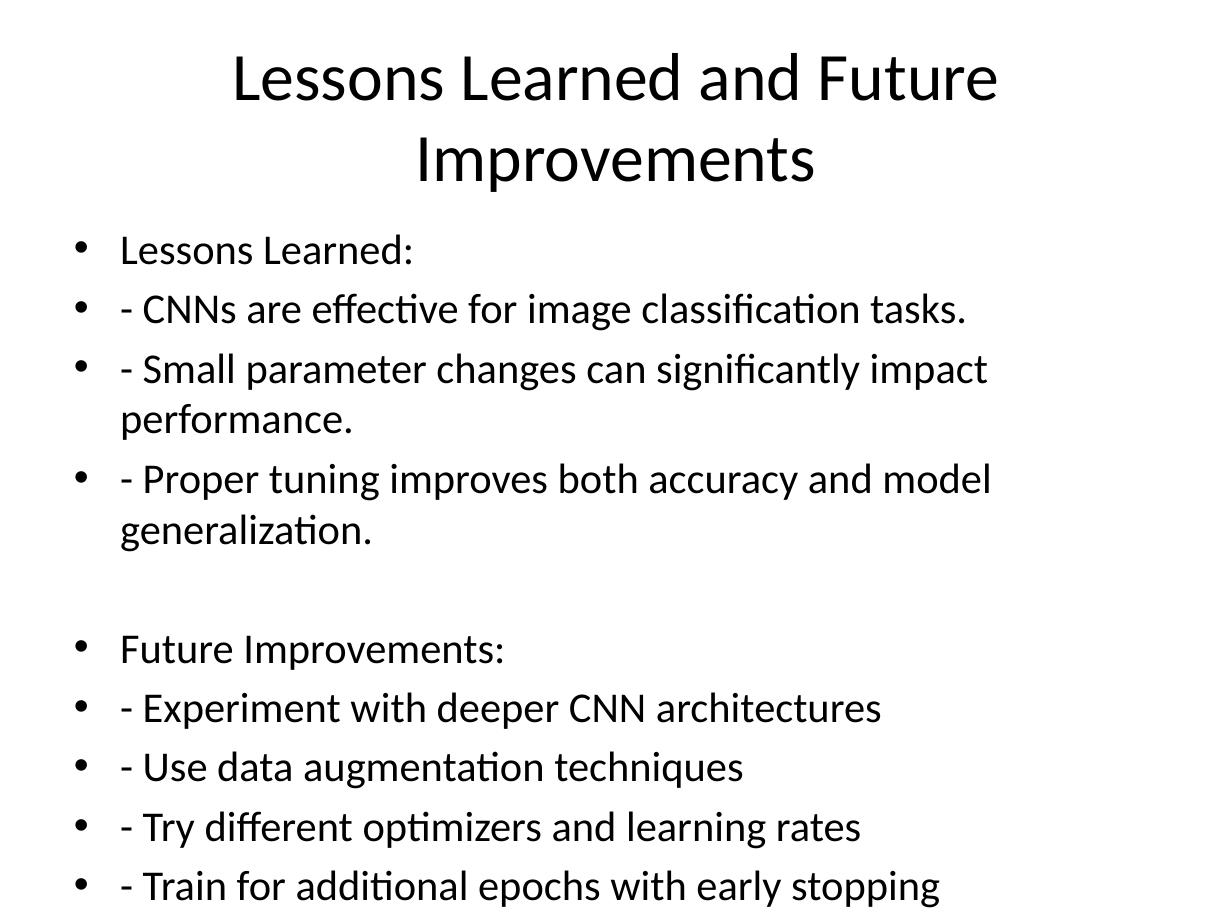
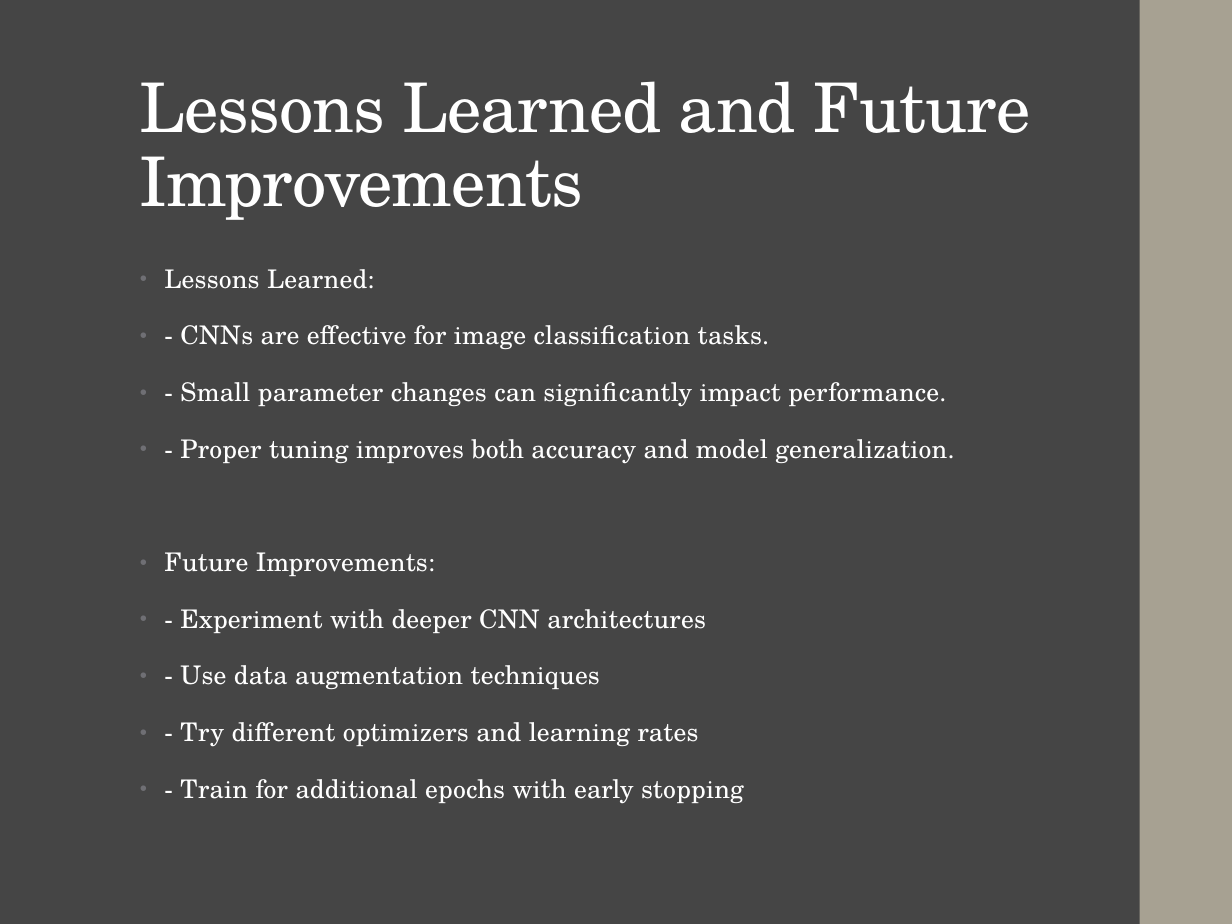
Before and after one commit to jamieridenour-rgb/IN501_Unit9, a slide deck: slide 9 of IN501_Ridenour_Kresser_Meadows_Mpianin_Galarza_Unit9_Assignment.pptx. Drawn at 1232x924 pixels with LibreOffice and Linux fonts; fonts in the diff are those of the drawing. Boxes give left, top, right and bottom in pixels: in the first picture for what was removed or moved away, otherwise in the second. Text is boxed around its words. In the diff, an @@ line names an element or a change of style, - is before the commit and + after.

Commit message:
Changed the theme of the powerpoint. Can revert back to original or something different I just wanted to spice it up a little bit.

```diff
--- a/IN501_Ridenour_Kresser_Meadows_Mpianin_Galarza_Unit9_Assignment.pptx
+++ b/IN501_Ridenour_Kresser_Meadows_Mpianin_Galarza_Unit9_Assignment.pptx
@@ background #FFFFFF to #454545 @@
@@ rectangle added at [0,0,1232,924], fill #454545 @@
@@ rectangle added at [1135,0,1232,924], fill #A7A192 @@
@@ rectangle added at [1140,0,1232,924], fill #A7A192 @@
@@ title "Lessons Learned and Future Improvements": place and size @@
-title "Lessons Learned and Future Improvements" at [232,53,999,192]
+title "Lessons Learned and Future Improvements" at [140,81,1030,220]
@@ title "Lessons Learned and Future Improvements" at [140,81,1030,220]: size 39.6 to 40 pt, font Calibri to TeX Gyre Schola, text colour #000000 to #FFFFFF, letter spacing 0 to -0.5 pt; alignment centre to left; line spacing 1 to 0.9; vertical alignment middle to bottom @@
@@ text "Lessons Learned:": place and size @@
-text "Lessons Learned:" at [120,234,991,908]
+text "Lessons Learned:" at [164,269,954,804]
@@ text "Lessons Learned:" at [164,269,954,804]: size 24.8 to 15 pt, font Calibri to TeX Gyre Schola, text colour #000000 to #FFFFFF, letter spacing 0 to 0.1 pt; indent changed; line spacing 1 to 0.95; more space between paragraphs @@
```
Also in this commit, not shown: 8 other slides changed.
